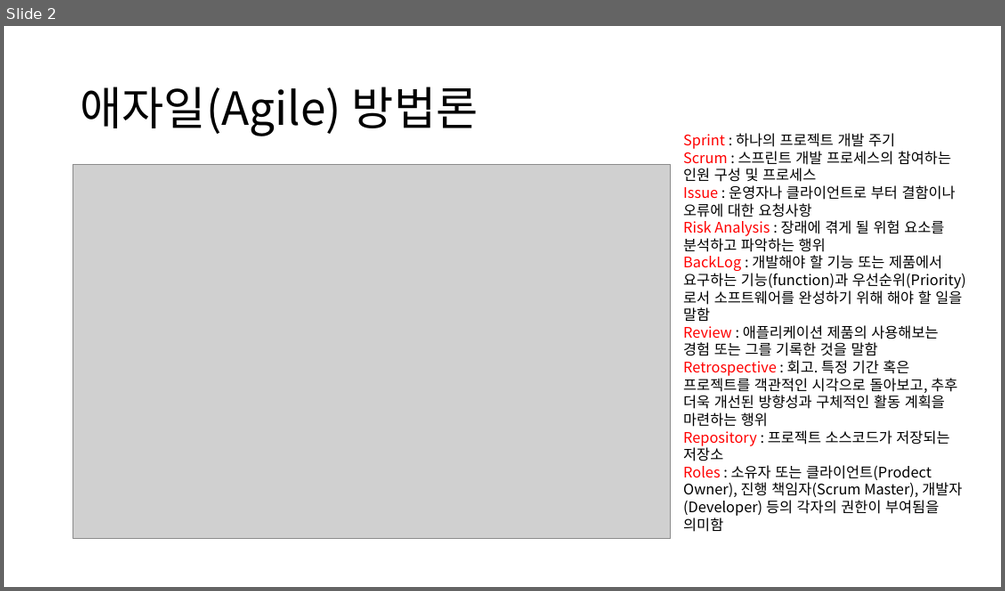
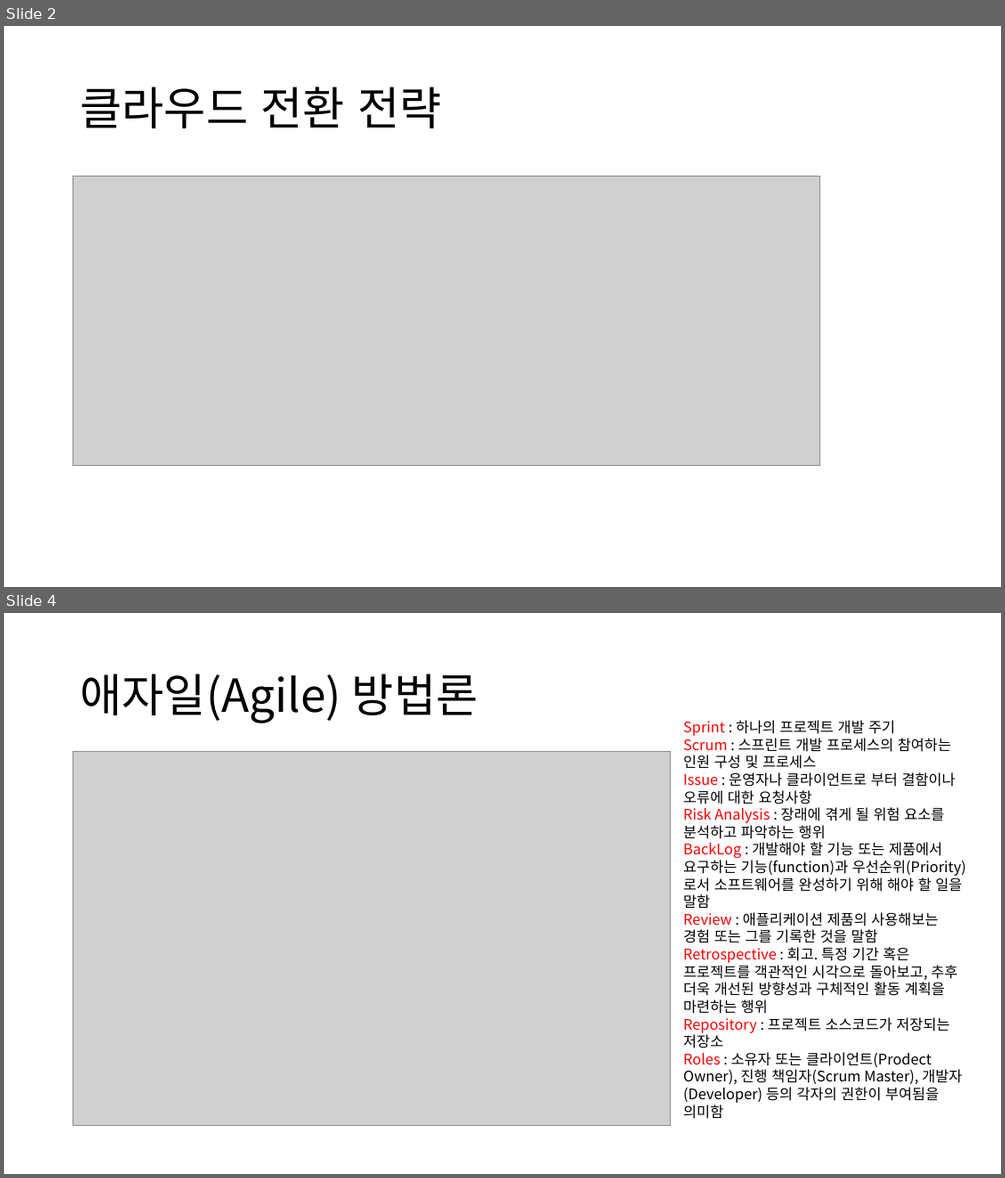
Before and after one commit to okgunyang/okgunyang2020, a slide deck: 미래의클라우드네이티브.pptx. Shown one above the other, each under a label of ours: slide 2 before the commit, slides 2 and 4 after it; the slides between them are not shown. The pictures are 1005x591 and 1005x1178 pixels, drawn with LibreOffice and Linux fonts; fonts in the diff are those of the drawing; grey boxes stand for pictures. Boxes give left, top, right and bottom in pixels: in the first picture for what was removed or moved away, otherwise in the second. Text is boxed around its words. In the diff, an @@ line names an element or a change of style, - is before the commit and + after.

```diff
--- a/미래의클라우드네이티브.pptx
+++ b/미래의클라우드네이티브.pptx
@@ slide 2 added at box(4, 26, 1001, 587), background #FFFFFF @@
@@ title added at box(80, 87, 441, 128), 44 pt, text #000000 @@
+클라우드 전환 전략
@@ picture added at box(73, 176, 821, 466) @@
@@ what was slide 2 is now slide 4 @@
```
Also in this commit, not shown: 2 slides changed, 3 other slides added.
